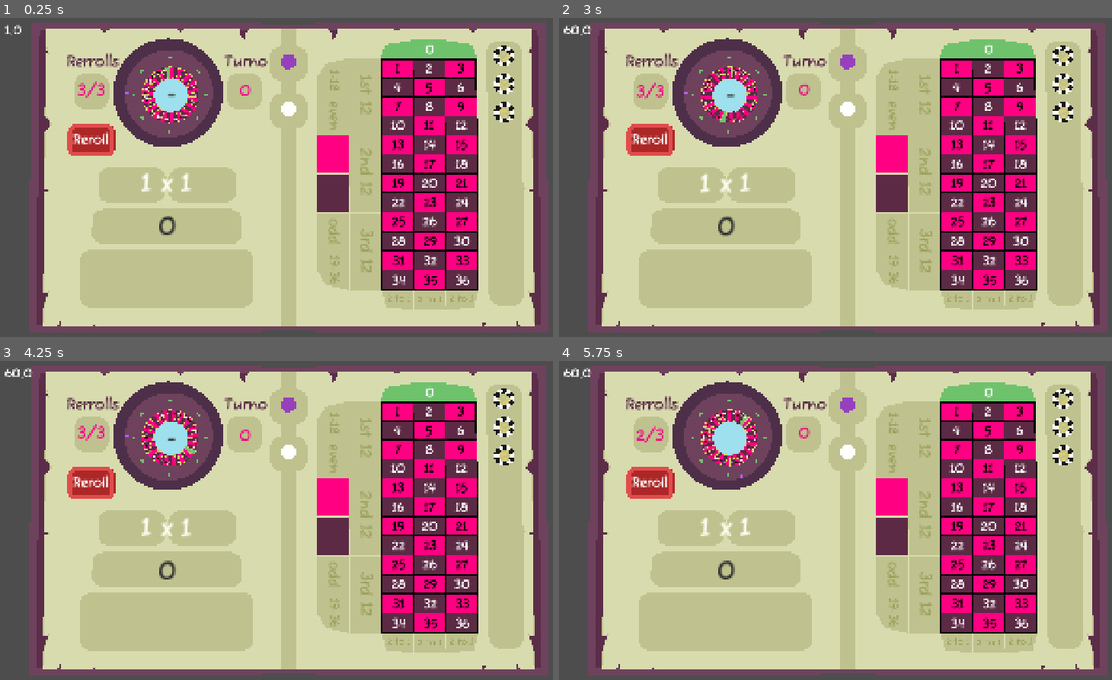
Above: before the commit, frames 1-4 (two rows, left to right).
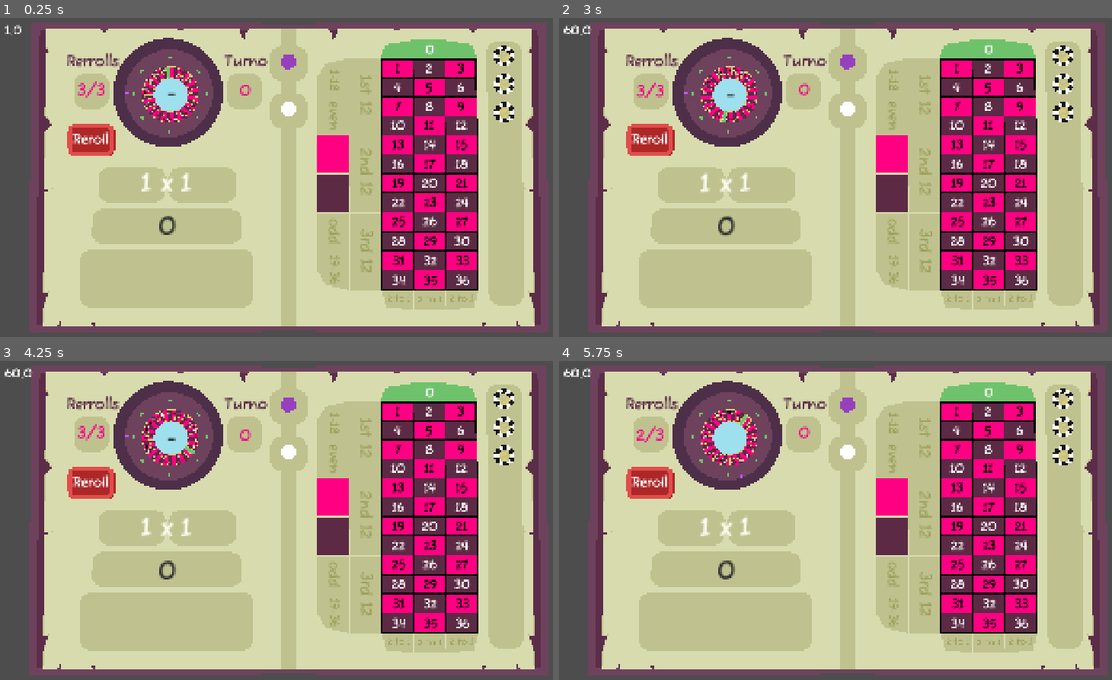
Above: after the commit, the same moments.

Repository: Agustin-Perea/Azard
Game: Godot game, scene res://resources/book/book.tscn
Two runs of this game, one before a commit and one after it. Both use one fixed random seed, a clock stepped at 60 frames per second and the inputs below.
Inputs (mouse positions are in pixels of both pictures, inside the frame that each line leads up to):
- Up to frame 1 (0.25 s): no input
- Up to frame 2 (3 s): move the mouse to (979, 158) at 0.52 s; click (979, 158) at 0.67 s; drag from (724, 193) to (818, 241) at 1.27 s; move the mouse to (907, 104) at 2.02 s; click (907, 104) at 2.17 s; drag from (818, 241) to (664, 126) at 2.77 s
- Up to frame 3 (4.25 s): move the mouse to (470, 568) at 3.52 s; click (470, 568) at 3.67 s
- Up to frame 4 (5.75 s): drag from (664, 469) to (758, 434) at 4.27 s; move the mouse to (879, 517) at 5.02 s; click (879, 517) at 5.17 s

The runs differ from the first frame. In frame 1, 0.6% of the frame differs, in the area x 7-48%, y 3-97%; in frame 2, 0.6%; in frame 3, 0.6%; in frame 4, 0.6%.

Commit message:
add:book in batle

Diff:
--- a/features/combat/controllers/StatsComponent.gd
+++ b/features/combat/controllers/StatsComponent.gd
@@ -14,6 +14,7 @@
 
 func _ready() -> void:
 	setup()
+
 
 func setup()->void:
 	current_healt = max_healt #esto cambia cuando estamos ingame
--- a/features/combat/entities/enemy.tscn
+++ b/features/combat/entities/enemy.tscn
@@ -47,7 +47,6 @@
 
 [node name="StatsComponent" type="Node" parent="." unique_id=1847357195]
 script = ExtResource("1_m88l1")
-current_healt = 100
 
 [node name="StatusViewComponent" type="Node" parent="." unique_id=1302820884]
 script = ExtResource("2_fldkf")
@@ -59,11 +58,10 @@
 [node name="bat" parent="ModelVisualComponent" unique_id=151119345 instance=ExtResource("1_3ar4h")]
 transform = Transform3D(0.99999994, 0, 0, 0, 1, 0, 0, 0, 0.99999994, 0, 0, 0)
 
-[node name="Bat" parent="ModelVisualComponent/bat" index="0" unique_id=589395905]
-transform = Transform3D(1.0214071, 0, 0, 0, 0.9657486, 0, 0, 0, 1, 0, 1.9014155, 0)
-"blend_shapes/Key 1" = 0.6465162
+[node name="Bat" parent="ModelVisualComponent/bat" index="0" unique_id=1565459209]
+transform = Transform3D(1, -8.922768e-17, 1.8716728e-17, 8.922768e-17, 1, 0, -1.8716728e-17, 1.6700504e-33, 1, 0, 2.06, 0)
 
-[node name="AnimationPlayer" parent="ModelVisualComponent/bat" index="1" unique_id=1510423416]
+[node name="AnimationPlayer" parent="ModelVisualComponent/bat" index="1" unique_id=841536236]
 libraries/bat_animations = ExtResource("4_iy404")
 
 [node name="StatsView" type="Node3D" parent="ModelVisualComponent" unique_id=403448201]
@@ -79,7 +77,7 @@
 offset_bottom = 2.0
 theme_override_styles/background = SubResource("StyleBoxFlat_fldkf")
 theme_override_styles/fill = SubResource("StyleBoxFlat_4l2kj")
-value = 50.0
+value = 51.9
 show_percentage = false
 
 [node name="LifeView" type="Sprite3D" parent="ModelVisualComponent/StatsView" unique_id=1532637649]
@@ -105,6 +103,16 @@
 billboard = 1
 double_sided = false
 texture = SubResource("ViewportTexture_4l2kj")
+
+[node name="shieldText" type="Label3D" parent="ModelVisualComponent/StatsView" unique_id=1236496763]
+transform = Transform3D(1, 0, 0, 0, 1, 0, 0, 0, 1, 0.17188734, 2.4691556, 0)
+pixel_size = 0.0015
+billboard = 1
+double_sided = false
+fixed_size = true
+modulate = Color(0.38279998, 0.58, 0.5767133, 1)
+text = "0
+"
 
 [node name="DamageSubViewport" type="SubViewport" parent="ModelVisualComponent/StatsView" unique_id=728267348]
 transparent_bg = true
--- a/resources/book/book.tscn
+++ b/resources/book/book.tscn
@@ -64,6 +64,8 @@
 [sub_resource type="SphereShape3D" id="SphereShape3D_q6jwi"]
 radius = 0.115460515
 
+[sub_resource type="StandardMaterial3D" id="StandardMaterial3D_f2bku"]
+
 [sub_resource type="Resource" id="Resource_o2ihi"]
 script = ExtResource("16_sui7l")
 ball_definition = ExtResource("16_ugj2k")
@@ -607,7 +609,6 @@
 shape = SubResource("SphereShape3D_liidn")
 
 [node name="left_cover" type="MeshInstance3D" parent="." unique_id=1440093180 node_paths=PackedStringArray("roulette", "ball", "ball_origin_transform")]
-transform = Transform3D(1, 0, 0, 0, 1, 0, 0, 0, 1, -5.9604645e-08, -1.4305115e-06, 0.0018132329)
 material_override = ExtResource("2_padf7")
 mesh = ExtResource("1_hgj57")
 script = ExtResource("2_d1tnm")
@@ -924,6 +925,7 @@
 
 [node name="ball_mesh" type="MeshInstance3D" parent="bottom_cover/Ball_Spot" unique_id=323605778]
 transform = Transform3D(5, 0, 0, 0, 5, 0, 0, 0, 5, 0, 0, 0)
+material_override = SubResource("StandardMaterial3D_f2bku")
 mesh = ExtResource("7_jx2r3")
 
 [node name="Ball_Spot2" type="StaticBody3D" parent="bottom_cover" unique_id=755748486]
--- a/scenes/combat/battle_scene_1.tscn
+++ b/scenes/combat/battle_scene_1.tscn
@@ -2,6 +2,7 @@
 
 [ext_resource type="PackedScene" uid="uid://di66ngq5c2ox2" path="res://resources/environment/test/EntornoArena.glb" id="1_b6bnk"]
 [ext_resource type="PackedScene" uid="uid://yr01earu6jnl" path="res://scenes/players/mage/player.tscn" id="2_isoin"]
+[ext_resource type="PackedScene" uid="uid://ckjjsqq6r5ljr" path="res://resources/book/book.tscn" id="3_b6bnk"]
 [ext_resource type="PackedScene" uid="uid://4biv6muw0kdx" path="res://features/combat/entities/enemy.tscn" id="4_b6bnk"]
 
 [sub_resource type="ProceduralSkyMaterial" id="ProceduralSkyMaterial_8ibt7"]
@@ -27,6 +28,12 @@
 [sub_resource type="PlaneMesh" id="PlaneMesh_b6bnk"]
 size = Vector2(100, 100)
 
+[sub_resource type="ViewportTexture" id="ViewportTexture_b6bnk"]
+viewport_path = NodePath("ModelVisualComponent/StatsView/SubViewport")
+
+[sub_resource type="ViewportTexture" id="ViewportTexture_02vyu"]
+viewport_path = NodePath("ModelVisualComponent/StatsView/DamageSubViewport")
+
 [node name="BattleScene1" type="Node3D" unique_id=536595362]
 
 [node name="Environment" type="Node" parent="." unique_id=1416635751]
@@ -49,7 +56,7 @@
 mesh = SubResource("PlaneMesh_b6bnk")
 
 [node name="EntornoArena" parent="Environment" unique_id=1168665643 instance=ExtResource("1_b6bnk")]
-transform = Transform3D(-1, 0, -8.742278e-08, 0, 1, 0, 8.742278e-08, 0, -1, 0, 0.1361115, 8.76)
+transform = Transform3D(-1, 0, -1.509958e-07, 0, 1, 0, 1.509958e-07, 0, -1, 0, 0.1361115, 8.76)
 
 [node name="CameraContainer" type="Node3D" parent="." unique_id=1252865407]
 
@@ -69,9 +76,93 @@
 
 [node name="Player" parent="BattleManager/CombatGroups/PlayerGroup" unique_id=136977887 instance=ExtResource("2_isoin")]
 
+[node name="LifeView" parent="BattleManager/CombatGroups/PlayerGroup/Player/ModelVisualComponent/StatsView" parent_id_path=PackedInt32Array(136977887, 1038761412) index="1" unique_id=1436878656]
+texture = SubResource("ViewportTexture_b6bnk")
+
+[node name="DamageView" parent="BattleManager/CombatGroups/PlayerGroup/Player/ModelVisualComponent/StatsView" parent_id_path=PackedInt32Array(136977887, 1038761412) index="3" unique_id=2027840614]
+texture = SubResource("ViewportTexture_02vyu")
+
+[node name="Skeleton3D" parent="BattleManager/CombatGroups/PlayerGroup/Player/ModelVisualComponent/mage/bro_rig" parent_id_path=PackedInt32Array(136977887, 963417428, 1742944873) index="0" unique_id=1160924859]
+bones/0/position = Vector3(0.121124156, 0.7422869, 0.07323456)
+bones/0/rotation = Quaternion(-0.011406741, 0.044248644, 0.99889153, -0.011303348)
+bones/2/position = Vector3(-0.0069571408, 0.8793057, 0.061962347)
+bones/2/rotation = Quaternion(0.049756486, -0.13939959, 0.0013008968, 0.9889846)
+bones/3/rotation = Quaternion(-0.018046888, 7.6413285e-09, 4.345655e-09, 0.99983716)
+bones/4/rotation = Quaternion(-0.036214508, 0.019412633, 0.0077299965, 0.99912566)
+bones/5/rotation = Quaternion(-0.072444014, 0.06471496, 0.010593781, 0.99521446)
+bones/6/position = Vector3(0.037929762, 0.15042987, 0.030401103)
+bones/6/rotation = Quaternion(-0.57257396, -0.40626746, -0.437012, 0.5622512)
+bones/7/rotation = Quaternion(-0.4100706, 0.60182047, -0.50762606, 0.46040207)
+bones/8/position = Vector3(-1.0826666e-08, 0.25736415, 2.3366937e-08)
+bones/8/rotation = Quaternion(0.08110645, -0.00043177712, 3.509314e-05, 0.9967054)
+bones/9/position = Vector3(3.0375737e-09, 0.25647002, 3.394696e-09)
+bones/9/rotation = Quaternion(-0.027314452, 0.00094212865, 0.0024087888, 0.9996236)
+bones/10/position = Vector3(-0.0004997272, 0.0906765, 0.036388494)
+bones/10/rotation = Quaternion(-0.017172229, 0.7269746, -0.012373072, 0.6863381)
+bones/11/rotation = Quaternion(0.0023569278, 0.00010069911, -4.787689e-07, 0.99999726)
+bones/12/rotation = Quaternion(0.0033523499, -0.0002071012, -3.094335e-07, 0.9999944)
+bones/19/position = Vector3(-0.0027187448, 0.08697871, -0.011640191)
+bones/19/rotation = Quaternion(-0.017153215, 0.7270386, -0.01239353, 0.6862704)
+bones/20/rotation = Quaternion(0.0023301248, 7.954664e-06, -8.6681564e-07, 0.99999726)
+bones/21/rotation = Quaternion(0.0032462415, -8.068576e-06, 1.0621117e-06, 0.9999948)
+bones/22/position = Vector3(0.012657707, 0.022167046, 0.017135125)
+bones/22/rotation = Quaternion(0.11230209, 0.9491348, 0.29267967, -0.02949488)
+bones/23/rotation = Quaternion(0.16022632, 5.2142423e-06, 1.4301986e-06, 0.98708034)
+bones/24/rotation = Quaternion(-0.0006802829, -1.5201513e-06, -9.0340643e-07, 0.99999976)
+bones/25/position = Vector3(-0.037929717, 0.15042976, 0.03040111)
+bones/25/rotation = Quaternion(-0.5695648, 0.41703096, 0.42898065, 0.56361043)
+bones/26/rotation = Quaternion(0.3781296, 0.6470937, -0.4524165, -0.4833293)
+bones/27/position = Vector3(3.2557274e-08, 0.24770457, 3.3759626e-09)
+bones/27/rotation = Quaternion(0.70899916, 0.028753681, -0.02895685, 0.7040278)
+bones/28/position = Vector3(3.144714e-08, 0.24628751, 9.6033126e-08)
+bones/28/rotation = Quaternion(0.13611798, 0.7610385, -0.1362303, 0.6194624)
+bones/29/position = Vector3(0.0004995577, 0.09067649, 0.036388576)
+bones/29/rotation = Quaternion(-0.017171588, -0.7269747, 0.012373101, 0.686338)
+bones/30/rotation = Quaternion(0.0023573379, -0.00010048153, 7.578336e-07, 0.99999726)
+bones/31/rotation = Quaternion(0.003351143, 0.00020716529, 1.7598495e-07, 0.9999944)
+bones/32/position = Vector3(0.0050197635, 0.09128243, 0.013297638)
+bones/33/rotation = Quaternion(-0.0021382573, -5.1314364e-06, -4.884161e-07, 0.9999978)
+bones/34/rotation = Quaternion(0.056613207, 4.0954046e-06, -1.9903553e-07, 0.9983962)
+bones/38/position = Vector3(0.002718849, 0.08697886, -0.0116400905)
+bones/38/rotation = Quaternion(-0.01715334, -0.72703856, 0.012392976, 0.6862704)
+bones/39/rotation = Quaternion(0.0023304368, -7.87994e-06, 1.0955146e-06, 0.9999973)
+bones/40/rotation = Quaternion(0.0032459951, 8.162145e-06, -1.2215884e-06, 0.9999948)
+bones/41/position = Vector3(-0.012657689, 0.022166988, 0.017135112)
+bones/41/rotation = Quaternion(-0.6976952, 0.703881, 0.07862685, -0.10766041)
+bones/42/rotation = Quaternion(0.16022612, -5.2219257e-06, -1.2309974e-06, 0.98708034)
+bones/43/rotation = Quaternion(-0.00068030023, 1.5569385e-06, 8.037633e-07, 0.99999976)
+bones/44/rotation = Quaternion(0.17396535, -0.042598933, -0.00460917, 0.98381925)
+bones/45/rotation = Quaternion(-0.11433156, 0.07435184, -0.008581372, 0.99061924)
+bones/46/rotation = Quaternion(0.090347454, 0.033120815, -0.0032408852, 0.99535424)
+bones/47/rotation = Quaternion(0.97065634, 0.036639653, -0.1913813, 0.140915)
+bones/48/position = Vector3(4.1515268e-08, 0.39567122, -2.5262114e-08)
+bones/48/rotation = Quaternion(0.16879481, 0.003628994, -0.0006214814, 0.9856444)
+bones/49/position = Vector3(-1.169974e-08, 0.43147734, -5.820766e-11)
+bones/49/rotation = Quaternion(-0.5062473, -0.26438642, -0.0935429, 0.81551415)
+bones/50/rotation = Quaternion(-2.992092e-07, 0.95680606, -0.29072693, -7.548806e-07)
+bones/51/rotation = Quaternion(0.97583896, -0.03167171, 0.1915451, 0.10022896)
+bones/52/position = Vector3(-4.0570702e-09, 0.395842, 6.4028427e-10)
+bones/52/rotation = Quaternion(0.15148735, -0.0035913447, 0.0005503987, 0.98845255)
+bones/52/scale = Vector3(1, 1.000002, 0.999998)
+bones/53/position = Vector3(1.502313e-08, 0.432618, -6.9852604e-09)
+bones/53/rotation = Quaternion(-0.54893976, 0.018227559, -0.031204505, 0.8350804)
+bones/54/rotation = Quaternion(-9.370335e-05, 0.95680594, -0.2907274, -0.00030872508)
+
+[node name="Book" parent="BattleManager/CombatGroups/PlayerGroup" unique_id=1676174387 instance=ExtResource("3_b6bnk")]
+transform = Transform3D(-0.18651523, 0, 0.07219469, 0, 0.2, 0, -0.07219469, 0, -0.18651523, -0.34728062, 1.1757308, 0.24286717)
+
+[node name="left_cover" parent="BattleManager/CombatGroups/PlayerGroup/Book" index="1" unique_id=1440093180]
+inner_radius = 0.035
+finish_radius = 0.025
+finish_y_level = 1.158
+
 [node name="EnemyGroup" type="Node" parent="BattleManager/CombatGroups" unique_id=1434491143]
 
 [node name="Enemy" parent="BattleManager/CombatGroups/EnemyGroup" unique_id=389923164 instance=ExtResource("4_b6bnk")]
-transform = Transform3D(-1, 0, -8.742278e-08, 0, 1, 0, 8.742278e-08, 0, -1, 0, 0, 4.5207515)
+transform = Transform3D(-1, 0, -1.509958e-07, 0, 1, 0, 1.509958e-07, 0, -1, 0, 0, 4.5207515)
 
 [node name="OccluderInstance3D" type="OccluderInstance3D" parent="." unique_id=287020783]
+
+[editable path="BattleManager/CombatGroups/PlayerGroup/Player"]
+[editable path="BattleManager/CombatGroups/PlayerGroup/Player/ModelVisualComponent/mage"]
+[editable path="BattleManager/CombatGroups/PlayerGroup/Book"]
--- a/scenes/players/mage/player.tscn
+++ b/scenes/players/mage/player.tscn
@@ -51,7 +51,7 @@
 states/Idle/node = SubResource("AnimationNodeAnimation_pxtl2")
 states/Idle/position = Vector2(417, 61)
 transitions = ["Start", "Idle", SubResource("AnimationNodeStateMachineTransition_20qlu"), "Attacked", "Idle", SubResource("AnimationNodeStateMachineTransition_r5pid"), "Attack", "Idle", SubResource("AnimationNodeStateMachineTransition_hgjtq")]
-graph_offset = Vector2(47, 47)
+graph_offset = Vector2(-726, 20)
 
 [node name="Player" type="Node3D" unique_id=136977887]
 
@@ -132,76 +132,77 @@
 
 [node name="mage" parent="ModelVisualComponent" unique_id=963417428 instance=ExtResource("1_iuamq")]
 
-[node name="Skeleton3D" parent="ModelVisualComponent/mage/bro_rig" parent_id_path=PackedInt32Array(963417428, 888770738) index="0" unique_id=1408150838]
-bones/0/position = Vector3(0.121124156, 0.7422869, 0.07323456)
-bones/0/rotation = Quaternion(-0.011406741, 0.044248644, 0.99889153, -0.011303348)
+[node name="Skeleton3D" parent="ModelVisualComponent/mage/bro_rig" parent_id_path=PackedInt32Array(963417428, 1742944873) index="0" unique_id=1160924859]
+bones/0/position = Vector3(0.119615965, 1.0155705, 0.103434235)
+bones/0/rotation = Quaternion(-0.36952314, 0.485833, 0.7822862, 0.12428693)
 bones/1/rotation = Quaternion(3.0908623e-08, 0.7071068, 0.7071068, -3.0908623e-08)
-bones/2/position = Vector3(-0.0069570765, 0.8803054, 0.06194786)
-bones/2/rotation = Quaternion(0.055287473, -0.13944623, 0.0005216611, 0.9886849)
-bones/3/rotation = Quaternion(-0.018046888, 7.6413285e-09, 4.345655e-09, 0.99983716)
-bones/4/rotation = Quaternion(-0.04318507, 0.018686594, 0.009040035, 0.9988514)
-bones/5/rotation = Quaternion(-0.07940523, 0.062453307, 0.011804769, 0.9948141)
-bones/6/position = Vector3(0.037929762, 0.15042987, 0.030401103)
-bones/6/rotation = Quaternion(-0.5699333, -0.40944785, -0.43472192, 0.5643982)
-bones/7/rotation = Quaternion(-0.42261845, 0.6162542, -0.49035266, 0.4485297)
-bones/8/position = Vector3(-1.0826666e-08, 0.25736415, 2.3366937e-08)
-bones/8/rotation = Quaternion(0.0811072, 0.0009783742, -7.9642035e-05, 0.9967049)
-bones/9/position = Vector3(3.0375737e-09, 0.25647002, 3.394696e-09)
-bones/9/rotation = Quaternion(-0.02731598, 0.00057356776, 0.0024287142, 0.99962384)
-bones/10/position = Vector3(-0.0004997272, 0.0906765, 0.036388494)
-bones/10/rotation = Quaternion(-0.017172229, 0.7269746, -0.012373072, 0.6863381)
-bones/11/rotation = Quaternion(0.0023569278, 0.00010069911, -4.787689e-07, 0.99999726)
-bones/12/rotation = Quaternion(0.0033523499, -0.0002071012, -3.094335e-07, 0.9999944)
-bones/19/position = Vector3(-0.0027187448, 0.08697871, -0.011640191)
-bones/19/rotation = Quaternion(-0.017153215, 0.7270386, -0.01239353, 0.6862704)
-bones/20/rotation = Quaternion(0.0023301248, 7.954664e-06, -8.6681564e-07, 0.99999726)
-bones/21/rotation = Quaternion(0.0032462415, -8.068576e-06, 1.0621117e-06, 0.9999948)
-bones/22/position = Vector3(0.012657707, 0.022167046, 0.017135125)
-bones/23/rotation = Quaternion(0.16022632, 5.2142423e-06, 1.4301986e-06, 0.98708034)
-bones/24/rotation = Quaternion(-0.0006802829, -1.5201513e-06, -9.0340643e-07, 0.99999976)
-bones/25/position = Vector3(-0.037929717, 0.15042976, 0.03040111)
-bones/25/rotation = Quaternion(-0.5663724, 0.4220948, 0.42512706, 0.5659729)
-bones/26/rotation = Quaternion(0.3853707, 0.6466, -0.45331, -0.47739717)
-bones/27/position = Vector3(3.2557274e-08, 0.24770457, 3.3759626e-09)
-bones/27/rotation = Quaternion(0.7033517, 0.026089724, -0.025849292, 0.7098927)
-bones/28/position = Vector3(3.144714e-08, 0.24628751, 9.6033126e-08)
-bones/28/rotation = Quaternion(0.13883595, 0.7606095, -0.1322769, 0.62024236)
-bones/29/position = Vector3(0.0004995577, 0.09067649, 0.036388576)
-bones/29/rotation = Quaternion(-0.017171588, -0.7269747, 0.012373101, 0.686338)
-bones/30/rotation = Quaternion(0.0023573379, -0.00010048153, 7.578336e-07, 0.99999726)
-bones/31/rotation = Quaternion(0.003351143, 0.00020716529, 1.7598495e-07, 0.9999944)
-bones/32/position = Vector3(0.0050197635, 0.09128243, 0.013297638)
-bones/33/rotation = Quaternion(-0.0021382573, -5.1314364e-06, -4.884161e-07, 0.9999978)
-bones/34/rotation = Quaternion(0.056613207, 4.0954046e-06, -1.9903553e-07, 0.9983962)
-bones/38/position = Vector3(0.002718849, 0.08697886, -0.0116400905)
-bones/38/rotation = Quaternion(-0.01715334, -0.72703856, 0.012392976, 0.6862704)
-bones/39/rotation = Quaternion(0.0023304368, -7.87994e-06, 1.0955146e-06, 0.9999973)
-bones/40/rotation = Quaternion(0.0032459951, 8.162145e-06, -1.2215884e-06, 0.9999948)
-bones/41/position = Vector3(-0.012657689, 0.022166988, 0.017135112)
-bones/41/rotation = Quaternion(-0.6976952, 0.703881, 0.07862685, -0.10766041)
-bones/42/rotation = Quaternion(0.16022612, -5.2219257e-06, -1.2309974e-06, 0.98708034)
-bones/43/rotation = Quaternion(-0.00068030023, 1.5569385e-06, 8.037633e-07, 0.99999976)
-bones/44/rotation = Quaternion(0.18085991, -0.041199572, -0.005868267, 0.98262805)
-bones/45/rotation = Quaternion(-0.11433156, 0.07435184, -0.008581372, 0.99061924)
-bones/46/rotation = Quaternion(0.09738831, 0.034628686, -0.0028741967, 0.99463975)
-bones/47/rotation = Quaternion(0.97027236, 0.036530916, -0.19133584, 0.14362404)
-bones/48/position = Vector3(4.1515268e-08, 0.39567122, -2.5262114e-08)
-bones/48/rotation = Quaternion(0.16317864, 0.003513627, -0.00058119226, 0.9865902)
-bones/49/position = Vector3(-1.169974e-08, 0.43147734, -5.820766e-11)
-bones/49/rotation = Quaternion(-0.50363165, -0.26410982, -0.09446683, 0.8171152)
-bones/50/rotation = Quaternion(-2.992092e-07, 0.95680606, -0.29072693, -7.548806e-07)
-bones/51/rotation = Quaternion(0.9758903, -0.028034609, 0.19134542, 0.10118905)
-bones/52/position = Vector3(-4.0570702e-09, 0.395842, 6.4028427e-10)
-bones/52/rotation = Quaternion(0.14338022, -0.0031712484, 0.00045950574, 0.9896625)
-bones/52/scale = Vector3(1, 1.000002, 0.999998)
-bones/53/position = Vector3(1.7286125e-08, 0.43282303, 3.45117e-09)
-bones/53/rotation = Quaternion(-0.545808, 0.01825768, -0.030934887, 0.83713996)
-bones/54/rotation = Quaternion(-9.370335e-05, 0.95680594, -0.2907274, -0.00030872508)
-
-[node name="BallPower" parent="ModelVisualComponent/mage/bro_rig/Skeleton3D" index="0" unique_id=151070186]
+bones/2/position = Vector3(-0.00695647, 0.873928, 0.066044286)
+bones/2/rotation = Quaternion(0.019138236, -0.13935955, 0.0056162756, 0.990041)
+bones/3/rotation = Quaternion(-0.018046888, 7.475618e-09, 2.5338491e-09, 0.99983716)
+bones/4/rotation = Quaternion(0.0020103306, 0.023191618, -0.00034272336, 0.999729)
+bones/5/rotation = Quaternion(-0.034235194, 0.07652214, 0.0030365856, 0.99647534)
+bones/6/position = Vector3(0.03792975, 0.15042987, 0.030401113)
+bones/6/rotation = Quaternion(-0.5870085, -0.38847667, -0.44926214, 0.5501549)
+bones/7/rotation = Quaternion(-0.4024118, 0.784849, -0.20330714, 0.42513883)
+bones/8/position = Vector3(1.5599642e-08, 0.2571319, 5.1163807e-09)
+bones/8/rotation = Quaternion(0.77599883, 0.27283028, -0.19922543, 0.53263384)
+bones/9/position = Vector3(1.4737179e-08, 0.20146254, -6.5650276e-09)
+bones/9/rotation = Quaternion(-0.029220765, 0.0014958273, 0.0016100067, 0.9995706)
+bones/10/position = Vector3(-0.016700083, 0.102452196, 0.024903443)
+bones/10/rotation = Quaternion(-0.042035643, 0.7467176, 0.012536187, 0.66369325)
+bones/11/rotation = Quaternion(0.08908083, -0.00015594359, 0.0017597114, 0.9960229)
+bones/12/rotation = Quaternion(0.1424887, -1.6795966e-05, -0.0033488914, 0.9897908)
+bones/19/position = Vector3(-0.019328592, 0.09832055, -0.031930923)
+bones/19/rotation = Quaternion(-0.03182495, 0.7402327, 0.001834742, 0.6715947)
+bones/20/rotation = Quaternion(0.13026722, -0.00023813451, -1.1993202e-05, 0.991479)
+bones/21/rotation = Quaternion(0.094867095, 0.0002904442, -2.279364e-06, 0.99548995)
+bones/22/position = Vector3(0.008663714, 0.024116453, 0.018018084)
+bones/22/rotation = Quaternion(0.112302005, 0.94913477, 0.29267997, -0.029494982)
+bones/23/rotation = Quaternion(0.14498624, 0.0028751777, -0.019613823, 0.98923516)
+bones/24/rotation = Quaternion(0.028221104, 1.5646547e-05, 0.039068863, 0.99883795)
+bones/25/position = Vector3(-0.03792973, 0.15042986, 0.030401126)
+bones/25/rotation = Quaternion(-0.58700836, 0.38847676, 0.44926238, 0.5501548)
+bones/26/rotation = Quaternion(0.26521757, 0.5792415, -0.49435672, -0.59139705)
+bones/27/position = Vector3(-4.785137e-08, 0.24880977, 1.0011649e-08)
+bones/27/rotation = Quaternion(0.73616767, 0.04196225, -0.045836817, 0.6739402)
+bones/28/position = Vector3(3.8842103e-08, 0.19304135, 1.0279928e-07)
+bones/28/rotation = Quaternion(0.025164189, 0.74977535, -0.24699435, 0.6133494)
+bones/29/position = Vector3(0.016700586, 0.102451935, 0.024903415)
+bones/29/rotation = Quaternion(-0.042036, -0.7467173, -0.012535786, 0.6636936)
+bones/30/rotation = Quaternion(0.08908106, 0.00015570772, -0.0017606863, 0.9960228)
+bones/31/rotation = Quaternion(0.14248928, 1.6984299e-05, 0.0033493529, 0.9897907)
+bones/32/position = Vector3(0.020484054, 0.09922642, -0.004186139)
+bones/33/rotation = Quaternion(0.1265151, -4.209601e-06, -1.4713477e-06, 0.99196476)
+bones/34/rotation = Quaternion(0.1358842, 3.8564303e-06, -2.491139e-06, 0.99072474)
+bones/38/position = Vector3(0.0193288, 0.098320454, -0.031930823)
+bones/38/rotation = Quaternion(-0.031824842, -0.74023247, -0.001834221, 0.671595)
+bones/39/rotation = Quaternion(0.13026637, -0.000114846174, -3.435205e-05, 0.99147904)
+bones/40/rotation = Quaternion(0.09486646, 6.362758e-05, -3.1432464e-05, 0.99549)
+bones/41/position = Vector3(-0.008663617, 0.024116354, 0.01801797)
+bones/41/rotation = Quaternion(-0.11230152, 0.9491349, 0.29267988, 0.029494748)
+bones/42/rotation = Quaternion(0.14498568, -0.0028752661, 0.019613469, 0.98923516)
+bones/43/rotation = Quaternion(0.028220642, -1.5599233e-05, -0.039068494, 0.99883795)
+bones/44/rotation = Quaternion(0.13597941, -0.04981641, 0.002978481, 0.989454)
+bones/45/rotation = Quaternion(-0.11433207, 0.07435181, -0.008581359, 0.9906192)
+bones/46/rotation = Quaternion(0.051472977, 0.025218204, -0.00458227, 0.9983455)
+bones/47/rotation = Quaternion(0.97348547, 0.032035533, -0.19138835, 0.12112131)
+bones/48/position = Vector3(-1.0913786e-08, 0.3956343, 3.2712705e-08)
+bones/48/rotation = Quaternion(0.18398038, -0.26197255, -0.05253641, 0.94591844)
+bones/49/position = Vector3(8.731149e-10, 0.4314399, -4.5256456e-09)
+bones/49/rotation = Quaternion(-0.5534597, -0.03740939, 0.049035236, 0.8305892)
+bones/50/rotation = Quaternion(-0.00017895544, 0.9665693, -0.25640514, -0.00034095775)
+bones/51/rotation = Quaternion(0.9763182, -0.046058245, 0.1923554, 0.087641306)
+bones/52/position = Vector3(1.1509766e-08, 0.3957873, -2.1362212e-08)
+bones/52/rotation = Quaternion(0.18606786, -0.0061795404, 0.0011702765, 0.98251677)
+bones/52/scale = Vector3(0.99999994, 1.000002, 0.9999978)
+bones/53/position = Vector3(1.05501385e-08, 0.43159503, 4.2055035e-09)
+bones/53/rotation = Quaternion(-0.59502083, 0.018303573, -0.029541602, 0.80295867)
+bones/54/rotation = Quaternion(9.048616e-05, 0.9665691, -0.25640526, 0.0006746664)
+
+[node name="BallPower" parent="ModelVisualComponent/mage/bro_rig/Skeleton3D" index="0" unique_id=2008267295]
 visible = false
 
-[node name="AnimationPlayer" parent="ModelVisualComponent/mage" index="1" unique_id=1145344362]
+[node name="AnimationPlayer" parent="ModelVisualComponent/mage" index="1" unique_id=681591990]
 libraries/player_animation_library = ExtResource("2_iuamq")
 
 [node name="AnimationTree" type="AnimationTree" parent="." unique_id=1201143486]
Not shown: 1 places in resources/enemies/bat/bat_mesh.tres that only renumber resources
